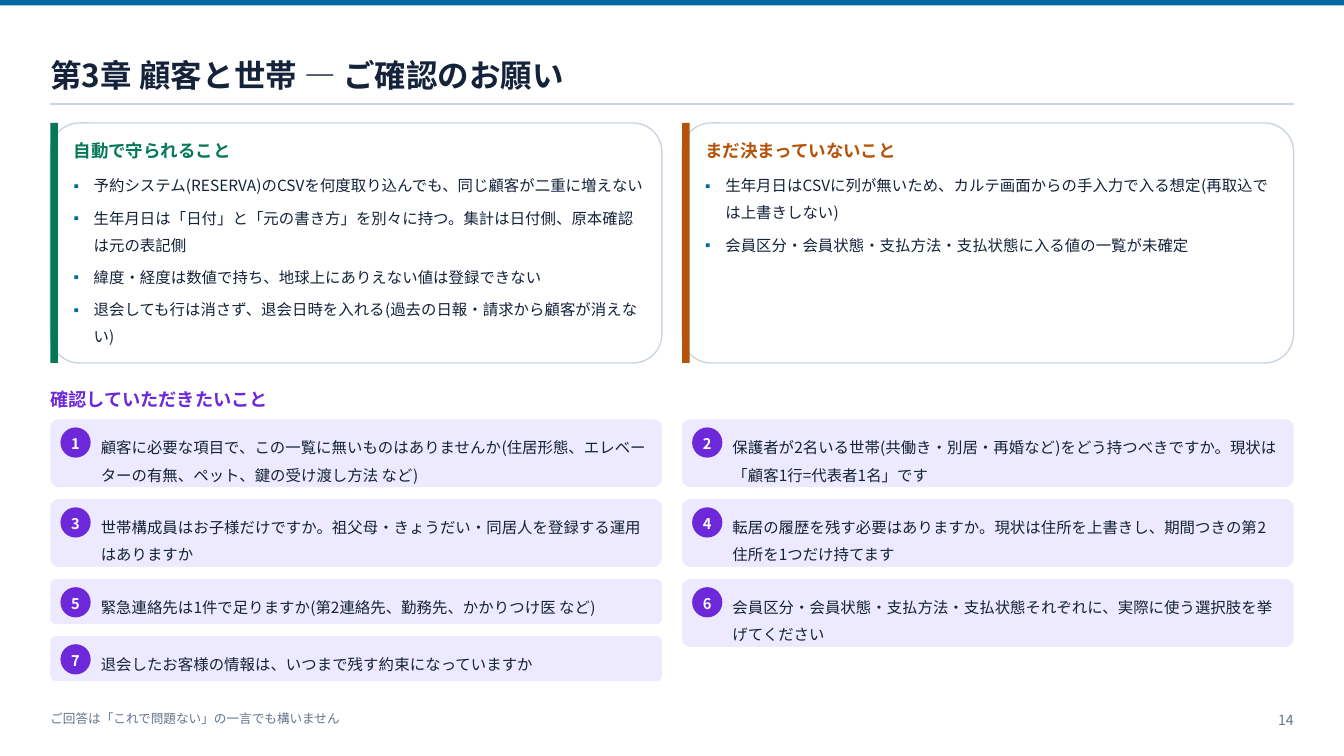
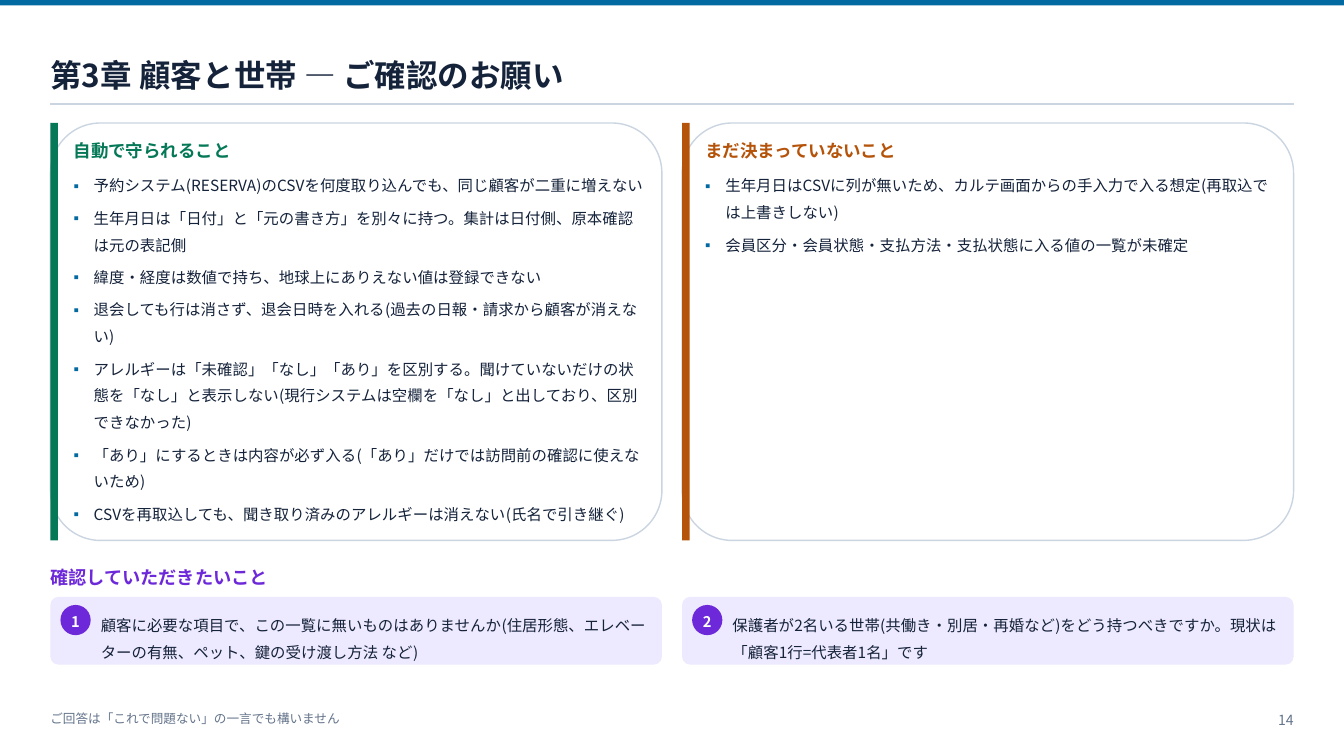
Before and after one commit to ohru131/katahimo-app, a slide deck: slide 14 of doc/slides/db-for-business.pptx. Drawn at 1344x756 pixels with LibreOffice and Linux fonts; fonts in the diff are those of the drawing. Boxes give left, top, right and bottom in pixels: in the first picture for what was removed or moved away, otherwise in the second. Text is boxed around its words. In the diff, an @@ line names an element or a change of style, - is before the commit and + after.

```diff
--- a/doc/slides/db-for-business.pptx
+++ b/doc/slides/db-for-business.pptx
@@ rounded rectangle: place and size @@
-rounded rectangle at <box>50,123,662,363</box>
+rounded rectangle at <box>50,123,662,540</box>
@@ rectangle: place and size @@
-rectangle at <box>50,123,57,363</box>
+rectangle at <box>50,123,57,540</box>
@@ rounded rectangle: place and size @@
-rounded rectangle at <box>683,123,1295,363</box>
+rounded rectangle at <box>683,123,1295,540</box>
@@ rectangle: place and size @@
-rectangle at <box>683,123,690,363</box>
+rectangle at <box>683,123,690,540</box>
@@ text at <box>94,362,640,523</box>: paragraphs added @@
+▪ アレルギーは「未確認」「なし」「あり」を区別する。聞けていないだけの状態を「なし」と表示しない(現行システムは空欄を「なし」と出しており、区別できなかった)
+▪ 「あり」にするときは内容が必ず入る(「あり」だけでは訪問前の確認に使えないため)
+▪ CSVを再取込しても、聞き取り済みのアレルギーは消えない(氏名で引き継ぐ)
@@ rounded rectangle removed at <box>50,499,662,567</box> @@
@@ rounded rectangle removed at <box>60,507,91,537</box> @@
-3
@@ rounded rectangle removed at <box>683,499,1295,567</box> @@
@@ rounded rectangle removed at <box>693,507,723,537</box> @@
-4
@@ text removed at <box>101,520,641,561</box> @@
-世帯構成員はお子様だけですか。祖父母・きょうだい・同居人を登録する運用はありますか
@@ text removed at <box>732,520,1266,535</box> @@
-転居の履歴を残す必要はありますか。現状は住所を上書きし、期間つきの第2住所を1つだけ持てます
@@ rounded rectangle removed at <box>50,580,662,625</box> @@
@@ rounded rectangle removed at <box>60,588,91,618</box> @@
-5
@@ 4 rounded rectangles, 1 text: place and size @@
-4 rounded rectangles, 1 text at <box>50,390,1295,487</box>
+4 rounded rectangles, 1 text at <box>50,568,1295,664</box>
@@ rounded rectangle removed at <box>683,580,1295,647</box> @@
@@ rounded rectangle removed at <box>693,588,723,618</box> @@
-6
@@ text "顧客に必要な項目で、この一覧に無いものはありませんか(住居形態、エレベーターの有無、ペット、鍵の受け渡し方法 など)": place and size @@
-text "顧客に必要な項目で、この一覧に無いものはありませんか(住居形態、エレベーターの有無、ペット、鍵の受け渡し方法 など)" at <box>101,440,646,484</box>
+text "顧客に必要な項目で、この一覧に無いものはありませんか(住居形態、エレベーターの有無、ペット、鍵の受け渡し方法 など)" at <box>101,618,646,661</box>
@@ text removed at <box>101,600,595,616</box> @@
-緊急連絡先は1件で足りますか(第2連絡先、勤務先、かかりつけ医 など)
@@ text "保護者が2名いる世帯(共働き・別居・再婚など)をどう持つべきですか。現状は「顧客1行=代表者1名」です" rewrapped from <box>732,440,1276,456</box> to <box>732,618,1276,660</box> @@
@@ text removed at <box>732,600,1272,641</box> @@
-会員区分・会員状態・支払方法・支払状態それぞれに、実際に使う選択肢を挙げてください
@@ rounded rectangle removed at <box>50,636,662,682</box> @@
@@ rounded rectangle removed at <box>60,644,91,675</box> @@
-7
@@ text removed at <box>101,657,533,672</box> @@
-退会したお客様の情報は、いつまで残す約束になっていますか
```
Also in this commit, not shown: 35 other slides changed, 1 slide added, 11 other files.
